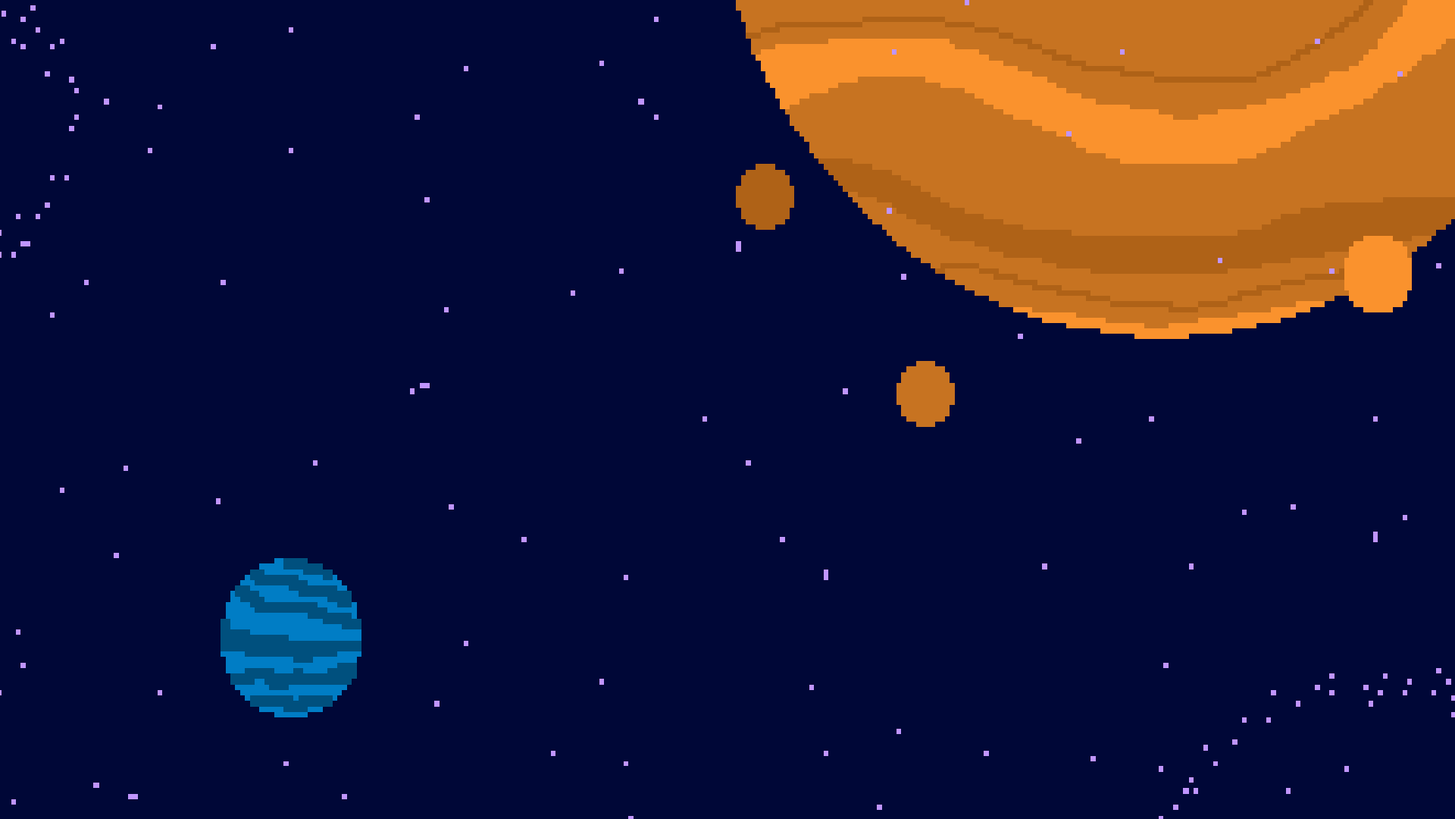
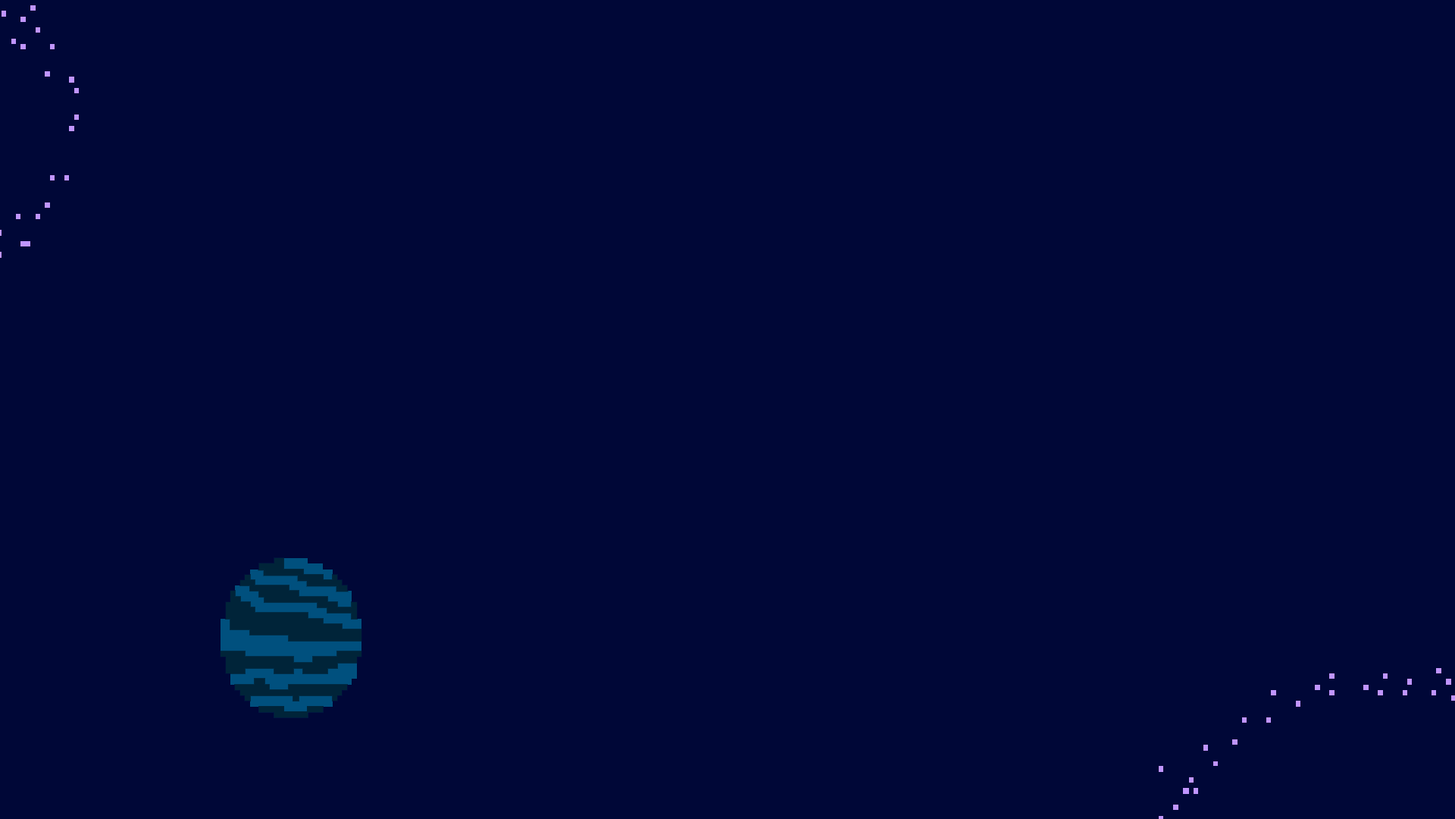
Comparing the layer stacks of the two 1455×819 images. Changes:
renamed "Stars 1" to "Planet", painted on it over [0, 0, 1455, 819]
renamed "Laag 1" to "Background", painted on it over [0, 0, 1455, 819]
removed layer "Achtergrond" over [0, 0, 1455, 819]
